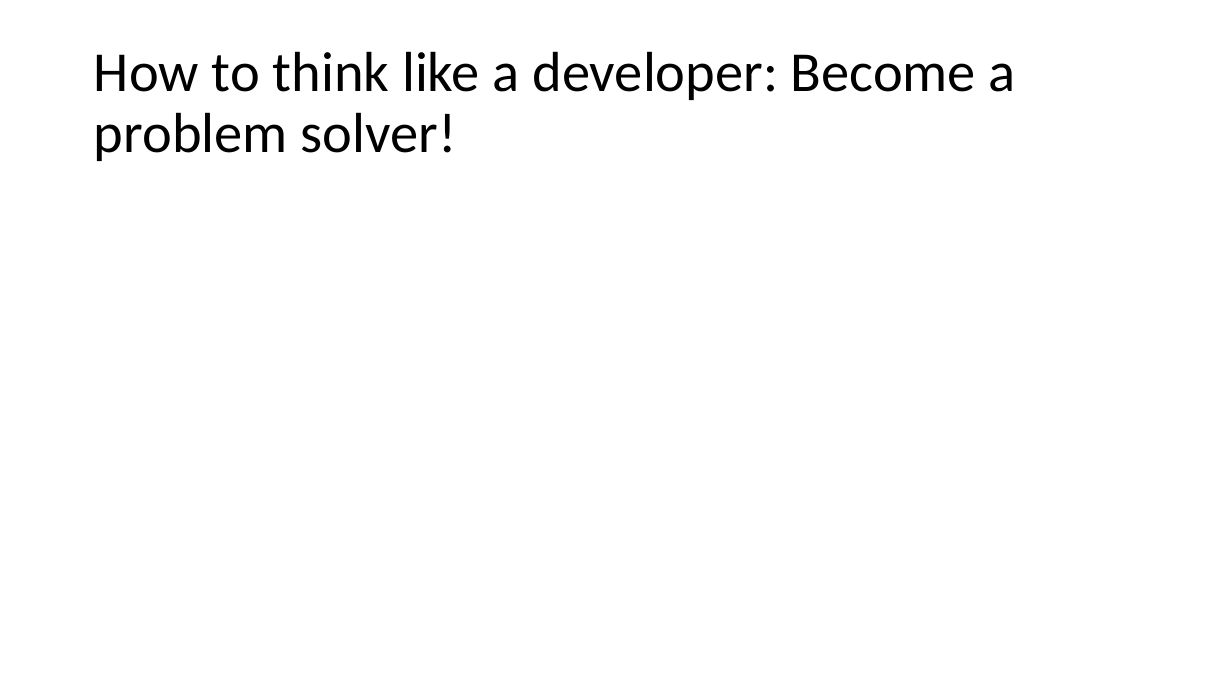
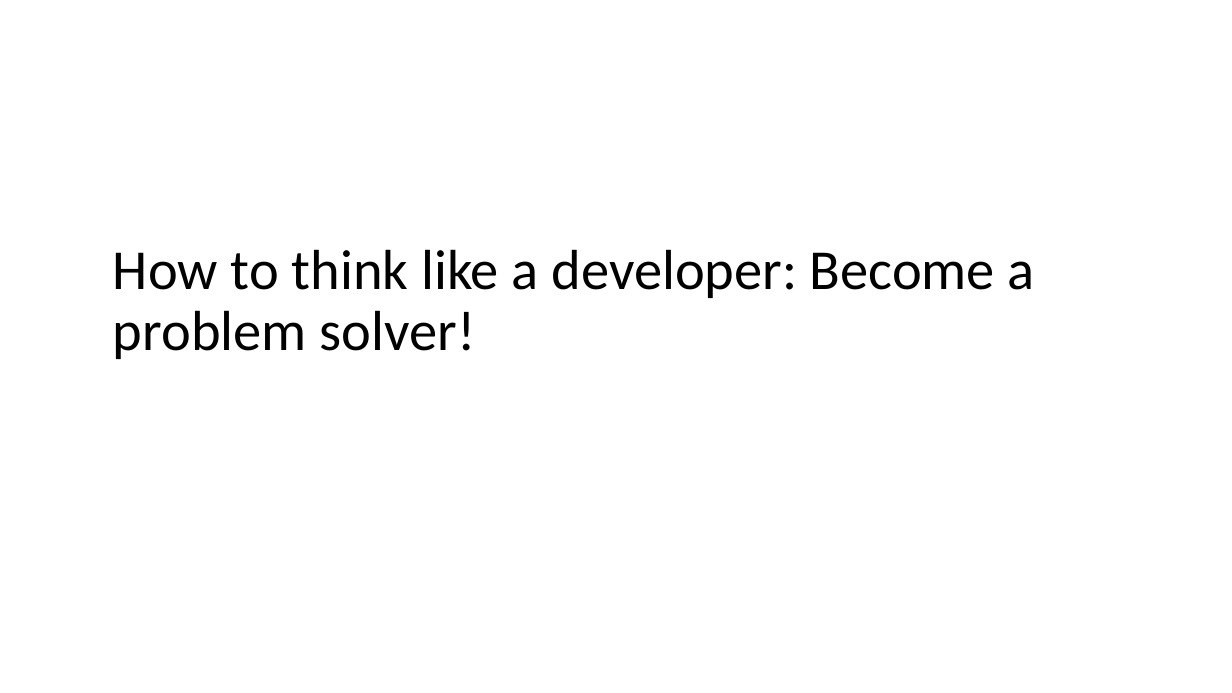
Before and after one commit to PiyushChaturvedii/Batch05, a slide deck: slide 42 of JavaScript.pptx. Drawn at 1232x693 pixels with LibreOffice and Linux fonts; fonts in the diff are those of the drawing. Boxes give left, top, right and bottom in pixels: in the first picture for what was removed or moved away, otherwise in the second. Text is boxed around its words. In the diff, an @@ line names an element or a change of style, - is before the commit and + after.

```diff
--- a/JavaScript.pptx
+++ b/JavaScript.pptx
@@ title "How to think like a ...": place and size @@
-title "How to think like a ..." at bbox=[94, 51, 1016, 161]
+title "How to think like a ..." at bbox=[113, 249, 1035, 359]
```
Also in this commit, not shown: 1 other slide changed, 6 slides added, 4 other files.
